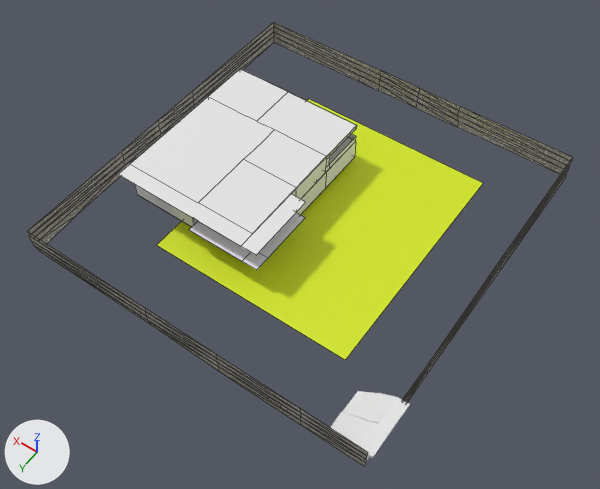
The Blender file Outside/Desierto.blend as it was, and as the next commit left it.
Camera for both pictures: a 50 mm camera at (-16.5, 29.0, 37.3) aimed at (0.5, 5.1, -0.2). Every picture has the same lights, and +X, +Y and +Z are marked at lower left. Mesh edges are drawn as thin lines on the coarser meshes.

Names of what the first picture shows: 'Escaleras', 'Lower Floor', 'Muro de piedra', 'Pasto', 'Roof', 'Upper Floor'.
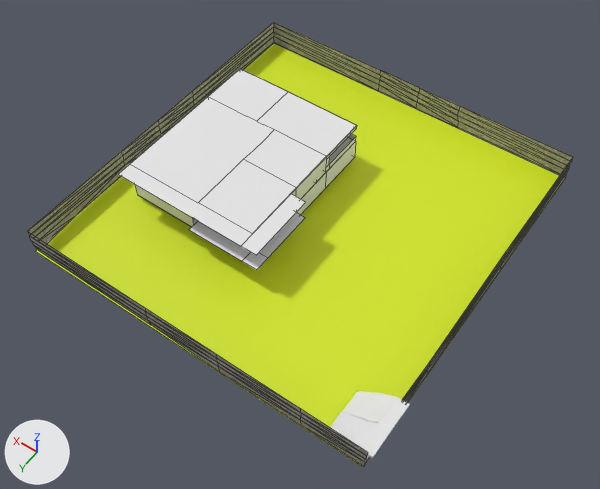
Where the newer file only moved an object's origin or applied its transform, the numbers keep the older frame.

Edits to the scene script, one JSON object a line:
```json
{"block": "me_plano", "where": "me_plano.from_pydata(...)  # 4 vertices, 1 face; spans x -1.0..1.23, y -3.03..1.0, z 0.0"}
{"block": "me_plano", "where": "# used by ob_pasto; location = (-0.07, 6.28, -0.03); scale = (5.78, 3.73, 0.857)"}
{"block": "me_plano", "change": "me_plano part 1"}
{"op": "set", "path": "me_plano.vertices[0].co", "old": "(-1.0, -3.03, 0.0)", "new": "(-1.66, -3.91, -0.05)", "note": "pixel (483, 183) -> pixel (565, 178)"}
{"op": "set", "path": "me_plano.vertices[1].co", "old": "(1.23, -3.03, 0.0)", "new": "(2.14, -3.91, -0.05)", "note": "pixel (308, 98) -> pixel (273, 43)"}
{"op": "set", "path": "me_plano.vertices[2].co", "old": "(-1.0, 1.0, 0.0)", "new": "(-1.66, 2.15, -0.05)", "note": "pixel (345, 360) -> pixel (362, 466)"}
{"op": "set", "path": "me_plano.vertices[3].co", "old": "(1.23, 1.0, 0.0)", "new": "(2.14, 2.15, -0.05)", "note": "pixel (156, 245) -> pixel (35, 251)"}
```

Location of each change, (x1, y1, x2, y2) in pixels of the pictures (600 x 489 px):
```json
{"object": "Pasto", "change": "reshaped", "before": [157, 99, 483, 360], "after": [36, 44, 565, 467], "on screen": "62% wider, 62% taller"}
```
